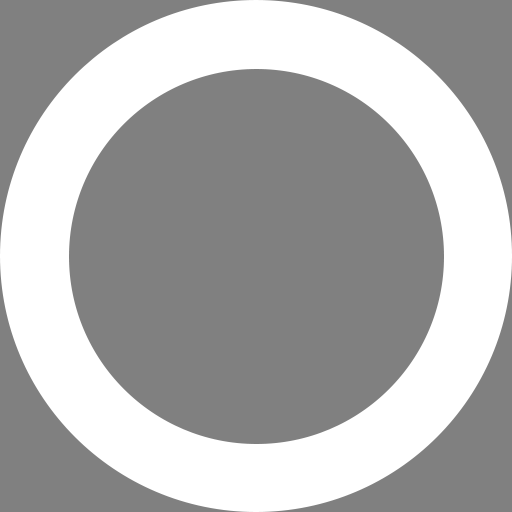
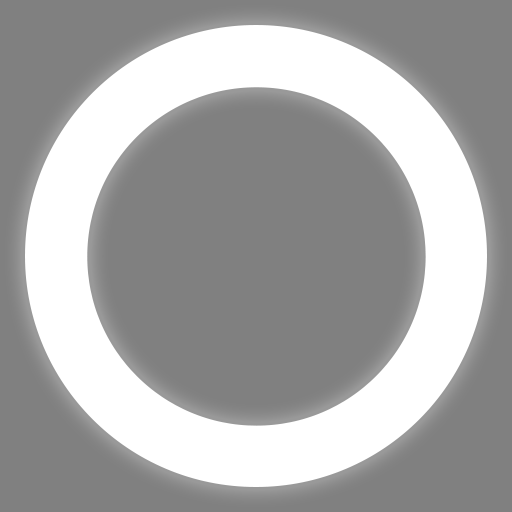
Revision of a layered (512, 512) image; what changed, layer by layer:
painted on "Ellipse 2" over [0, 0, 512, 512]
